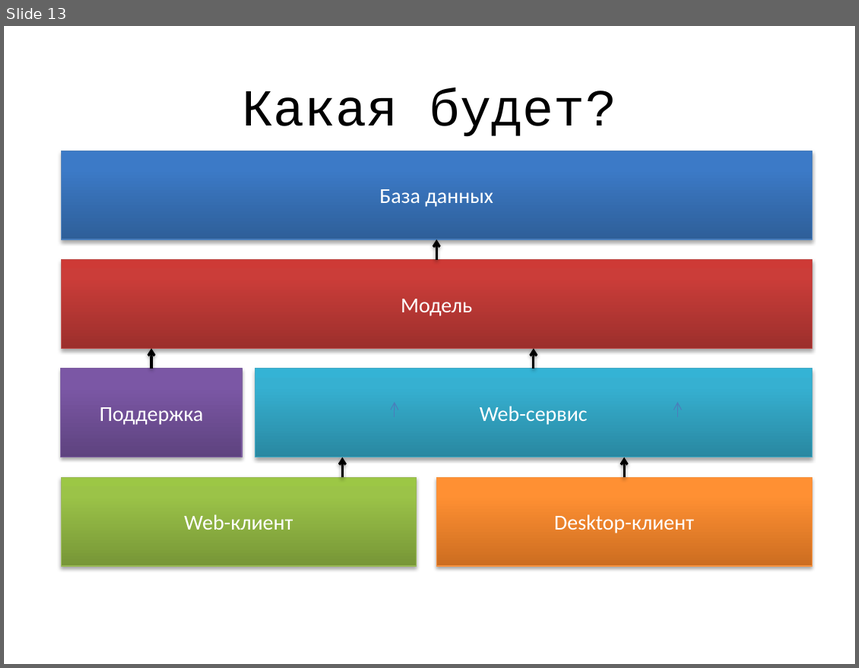
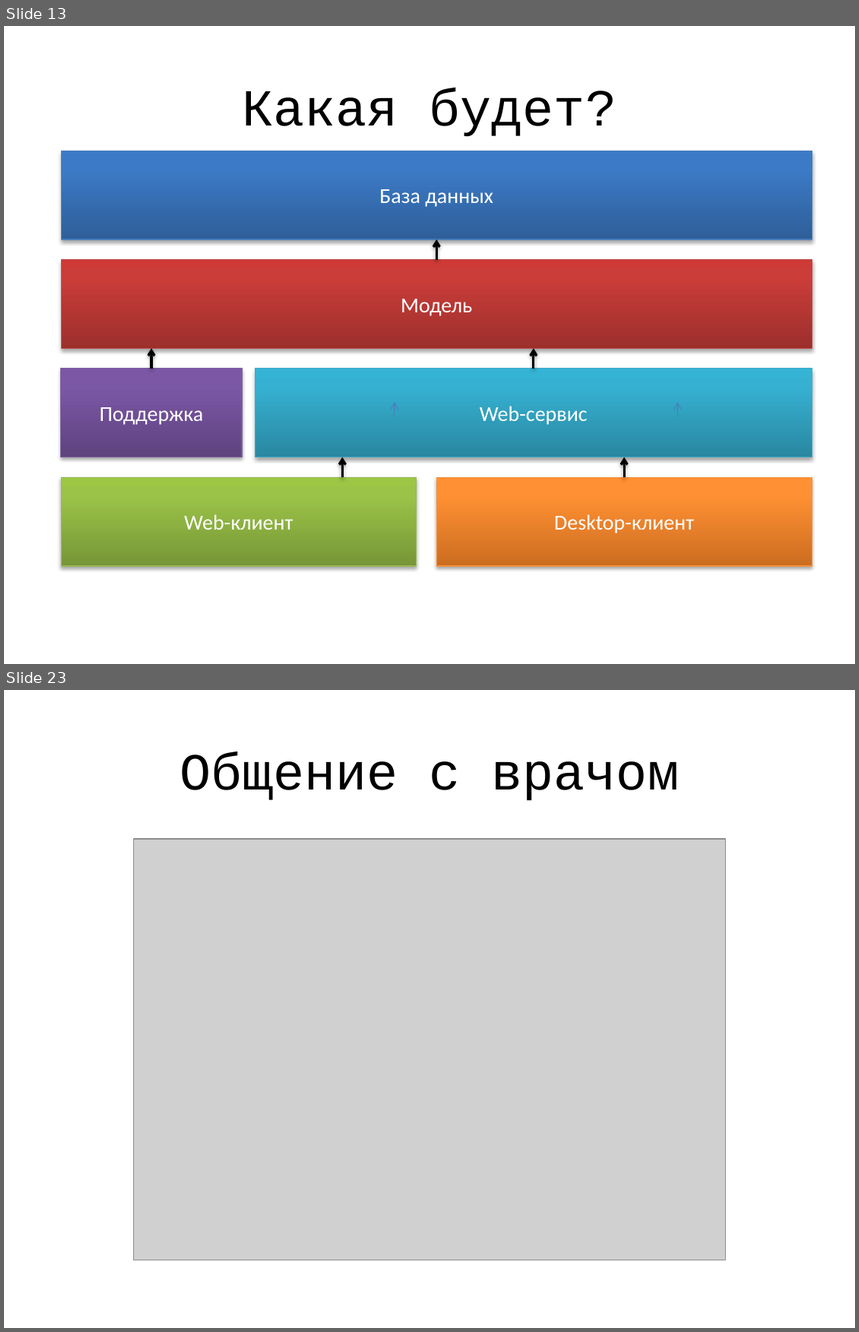
Before and after one commit to jpedraza/Health, a slide deck: Presentation/main.pptx. Shown one above the other, each under a label of ours: slide 13 before the commit, slides 13 and 23 after it; the slides between them are not shown. The pictures are 859x668 and 859x1332 pixels, drawn with LibreOffice and Linux fonts; fonts in the diff are those of the drawing; grey boxes stand for pictures. Boxes give left, top, right and bottom in pixels: in the first picture for what was removed or moved away, otherwise in the second. Text is boxed around its words. In the diff, an @@ line names an element or a change of style, - is before the commit and + after.

```diff
--- a/Presentation/main.pptx
+++ b/Presentation/main.pptx
@@ slide 23 added at box(4, 690, 855, 1328), background #FFFFFF @@
@@ title added at box(180, 752, 679, 801), 44 pt, text #000000 @@
+Общение с врачом
@@ picture added at box(133, 839, 726, 1260) @@
```
Also in this commit, not shown: 13 other slides added, 1 slide removed, 1 other file.
